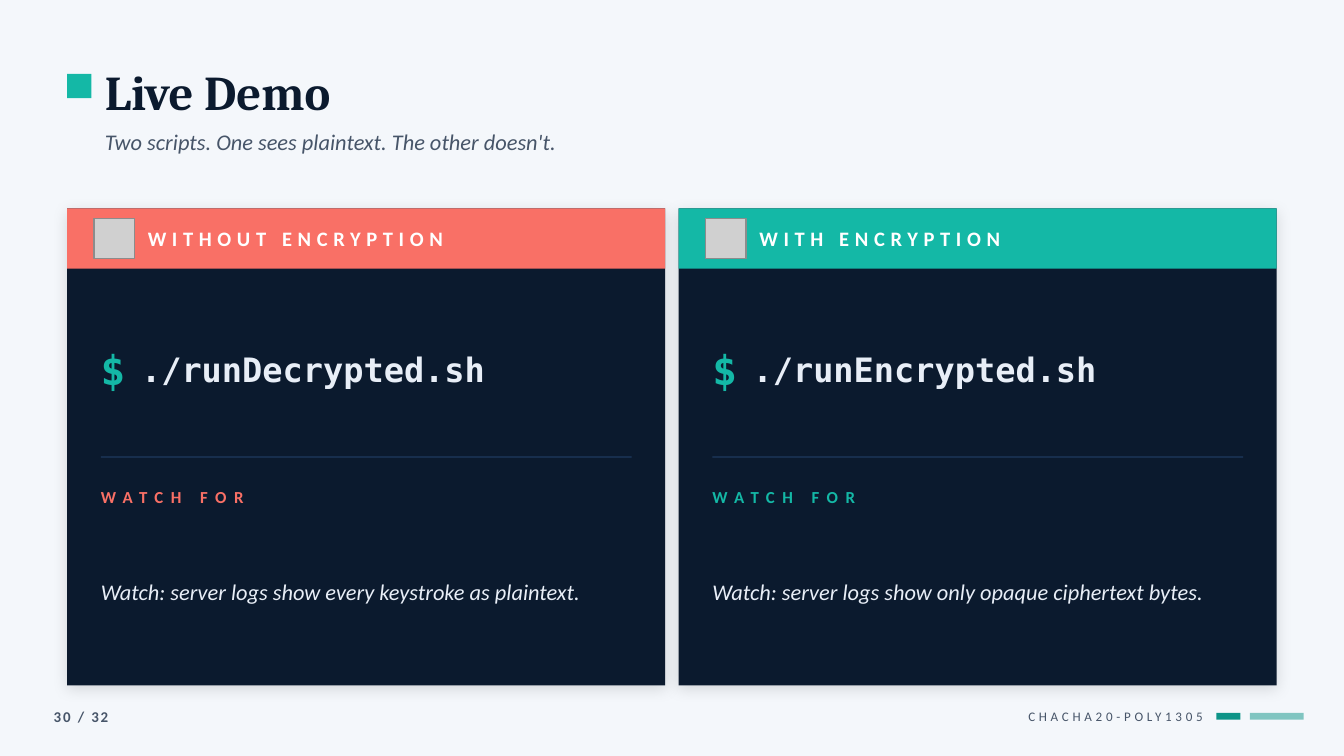
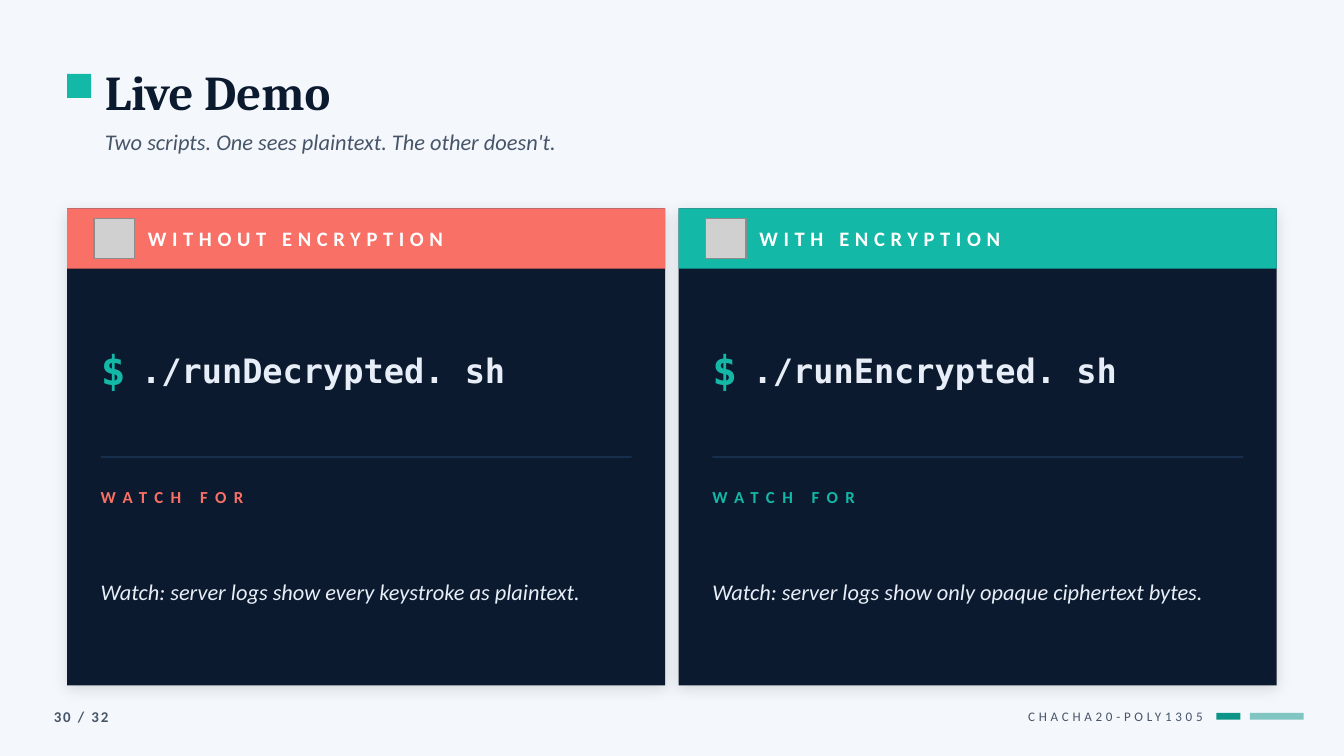
Before and after one commit to AidanLevy05/MATH447-ChatRoom, a slide deck: slide 30 of PowerPoint/MATH_447_Final_Polished.pptx. Drawn at 1344x756 pixels with LibreOffice and Linux fonts; fonts in the diff are those of the drawing; grey boxes stand for pictures. Boxes give left, top, right and bottom in pixels: in the first picture for what was removed or moved away, otherwise in the second. Text is boxed around its words. In the diff, an @@ line names an element or a change of style, - is before the commit and + after.

```diff
--- a/PowerPoint/MATH_447_Final_Polished.pptx
+++ b/PowerPoint/MATH_447_Final_Polished.pptx
@@ text at (141, 357, 505, 390): text changed @@
-./runDecrypted.sh
+./runDecrypted. sh
@@ text at (753, 357, 1116, 390): text changed @@
-./runEncrypted.sh
+./runEncrypted. sh
```
Also in this commit, not shown: 30 other slides changed.
